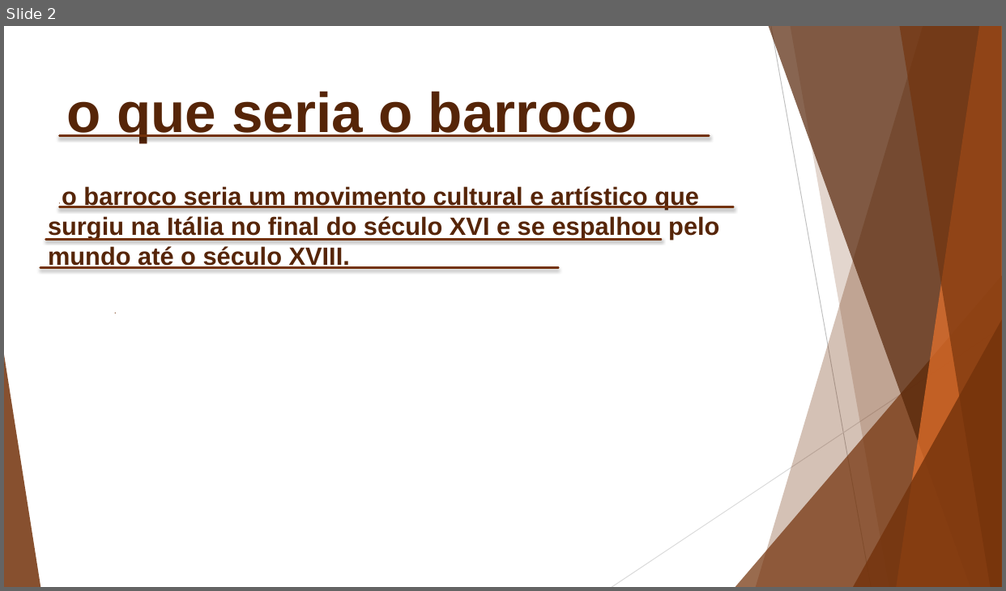
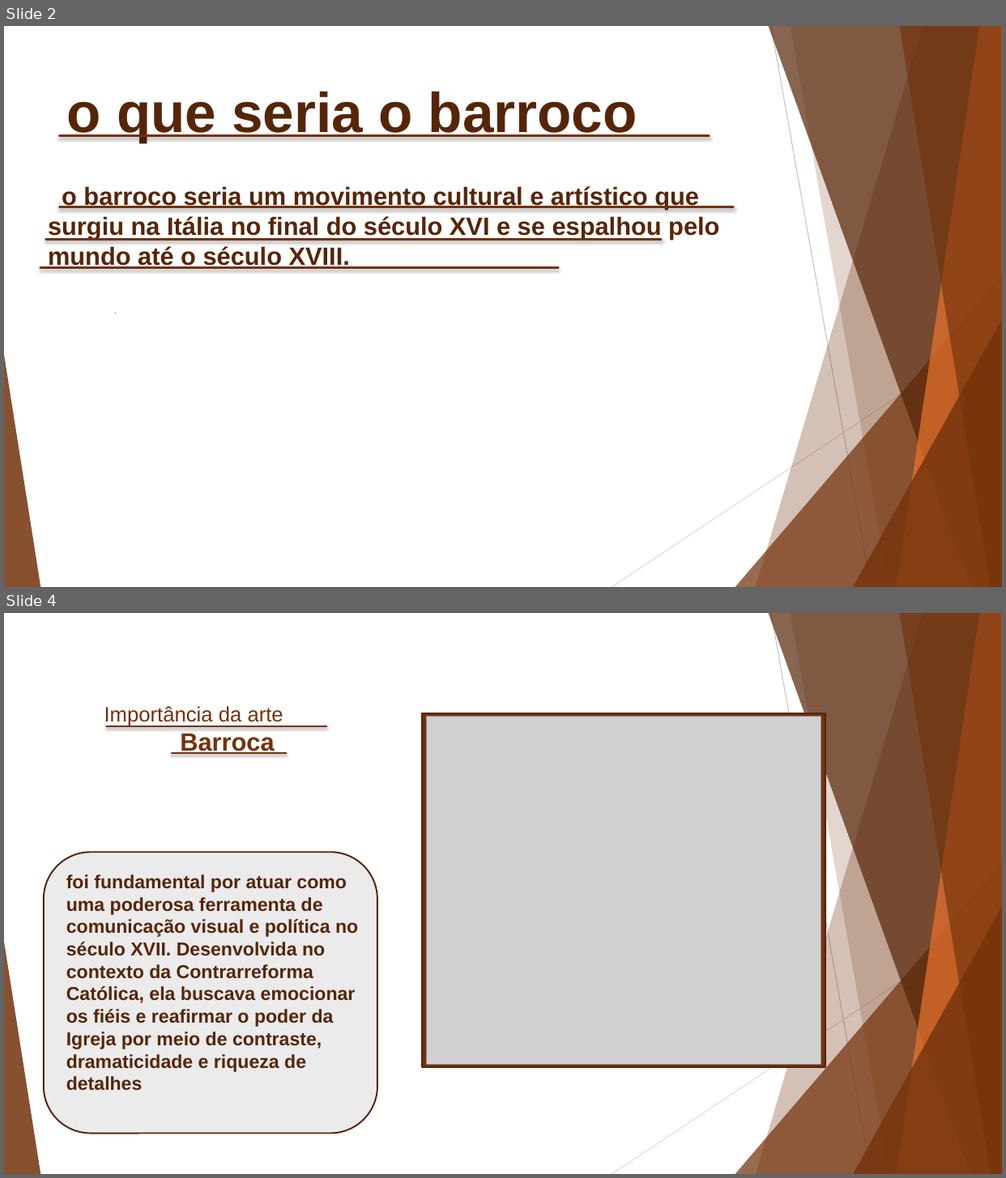
Before and after one commit to vitinhopreibA/AMS, a slide deck: Apresentação1.pptx. Shown one above the other, each under a label of ours: slide 2 before the commit, slides 2 and 4 after it; the slides between them are not shown. The pictures are 1006x591 and 1006x1178 pixels, drawn with LibreOffice and Linux fonts; fonts in the diff are those of the drawing; grey boxes stand for pictures. Boxes give left, top, right and bottom in pixels: in the first picture for what was removed or moved away, otherwise in the second. Text is boxed around its words. In the diff, an @@ line names an element or a change of style, - is before the commit and + after.

```diff
--- a/Apresentação1.pptx
+++ b/Apresentação1.pptx
@@ slide 4 added at [4, 613, 1002, 1174], background #FFFFFF; not listed: 10 template elements that a slide beside it also shows @@
@@ title added at [104, 706, 283, 754], 20 pt, text #73320B @@
+Importância da arte
+Barroca
@@ line added from (107, 726) to (326, 726), #73320B 2 pt @@
@@ rectangle added at [422, 713, 825, 1067], fill #73320B, outline #552508 1.5 pt @@
@@ picture added at [426, 717, 820, 1065] @@
@@ line added from (172, 753) to (286, 753), #73320B 2 pt @@
@@ rounded rectangle added at [44, 853, 377, 1134], fill #EBEBEB, outline #552508 1.5 pt @@
@@ text added at [66, 875, 358, 1091], 18 pt, text #562608, bold @@
+foi fundamental por atuar como uma poderosa ferramenta de comunicação visual e política no século XVII. Desenvolvida no contexto da Contrarreforma Católica, ela buscava emocionar os fiéis e reafirmar o poder da Igreja por meio de contraste, dramaticidade e riqueza de detalhes
```
Also in this commit, not shown: 1 slide changed.
